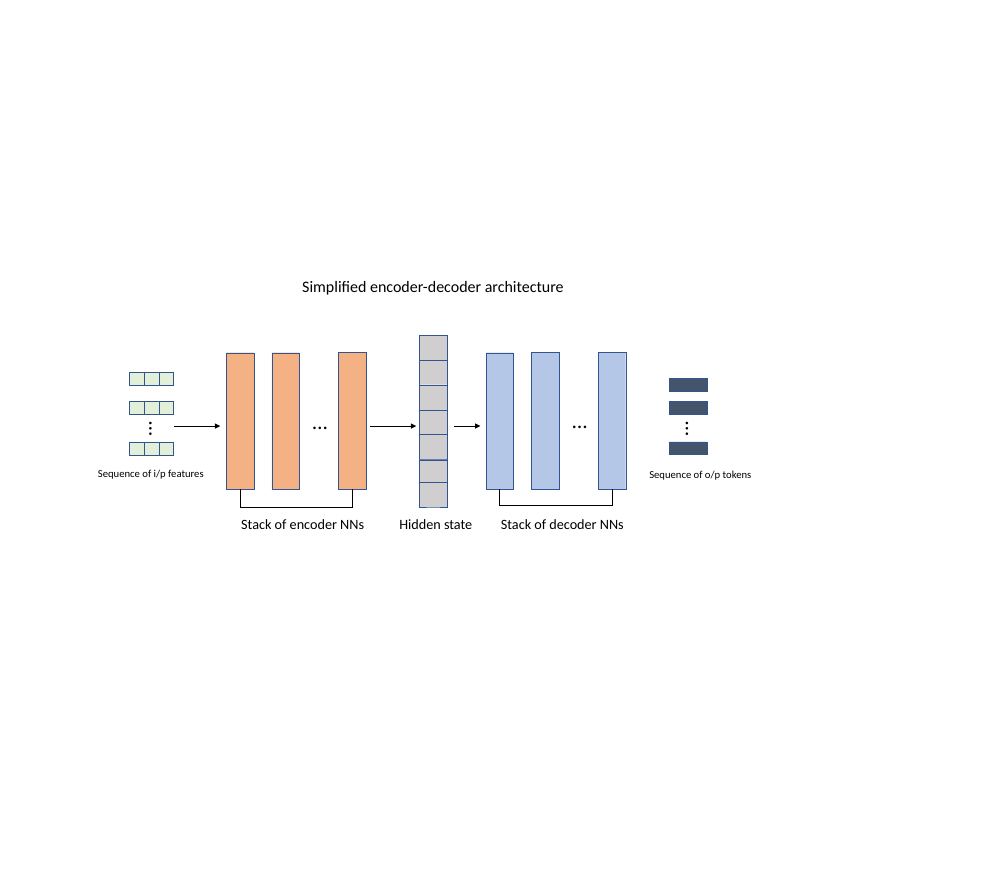
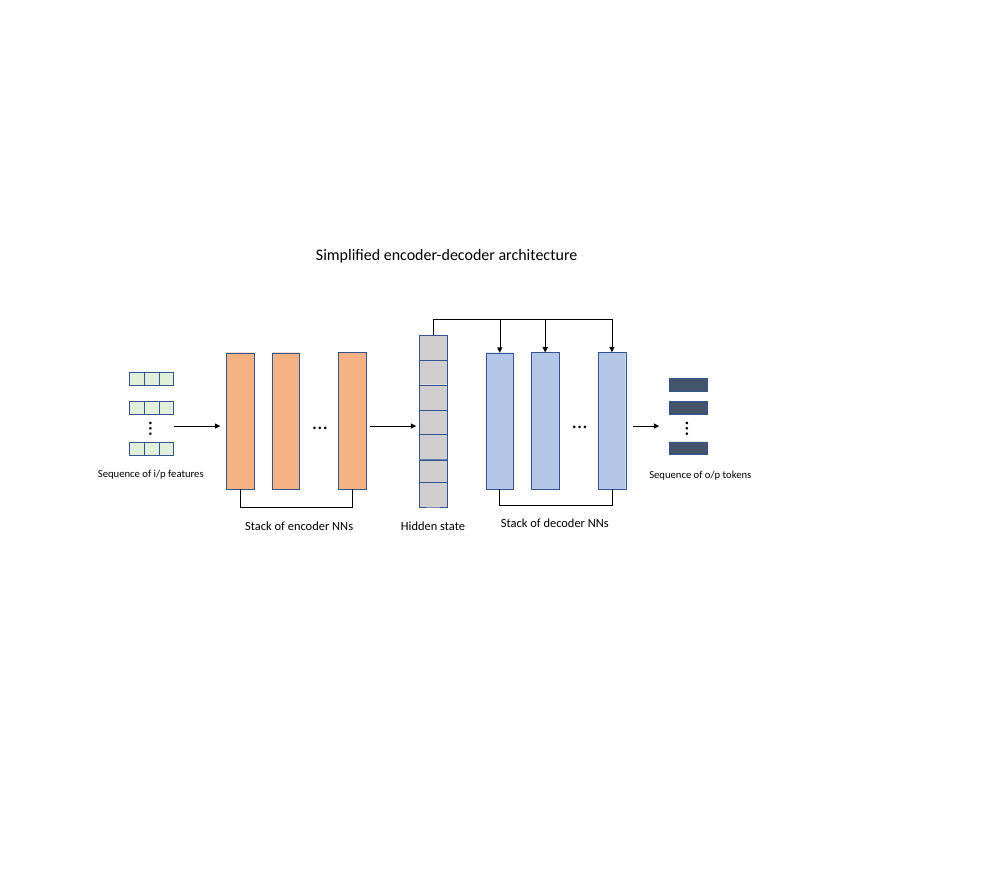
Before and after one commit to ShaunakSen/Data-Visualiation, a slide deck: slide 1 of Animations/Simple animations using powerpoint/learn_animations [Autosaved].pptx (slide 5 before the commit). Drawn at 1008x891 pixels with LibreOffice and Linux fonts; fonts in the diff are those of the drawing. Boxes give left, top, right and bottom in pixels: in the first picture for what was removed or moved away, otherwise in the second. Text is boxed around its words. In the diff, an @@ line names an element or a change of style, - is before the commit and + after.

```diff
--- a/Animations/Simple animations using powerpoint/learn_animations [Autosaved].pptx
+++ b/Animations/Simple animations using powerpoint/learn_animations [Autosaved].pptx
@@ text "Simplified encoder-decoder architecture": place and size @@
-text "Simplified encoder-decoder architecture" at (302,281,564,295)
+text "Simplified encoder-decoder architecture" at (316,249,578,263)
@@ elbow arrow added from (433, 335) to (545, 353), #000000 0.5 pt @@
@@ elbow arrow added from (492, 319) to (612, 352), #000000 0.5 pt @@
@@ arrow added from (500, 319) to (500, 353), #000000 0.5 pt @@
@@ arrow moved from (454, 426) - (481, 426) to (632, 426) - (659, 426) @@
@@ text "Stack of encoder NNs" at (245,521,353,530): size 16 to 14 pt; alignment left to centre @@
@@ text "Hidden state" at (401,521,465,530): size 16 to 14 pt; alignment left to centre @@
@@ text "Stack of decoder NNs" at (501,518,609,527): size 16 to 14 pt @@
```
Also in this commit, not shown: 6 other slides changed, 1 slide added, 4 slides removed, 1 other file.
